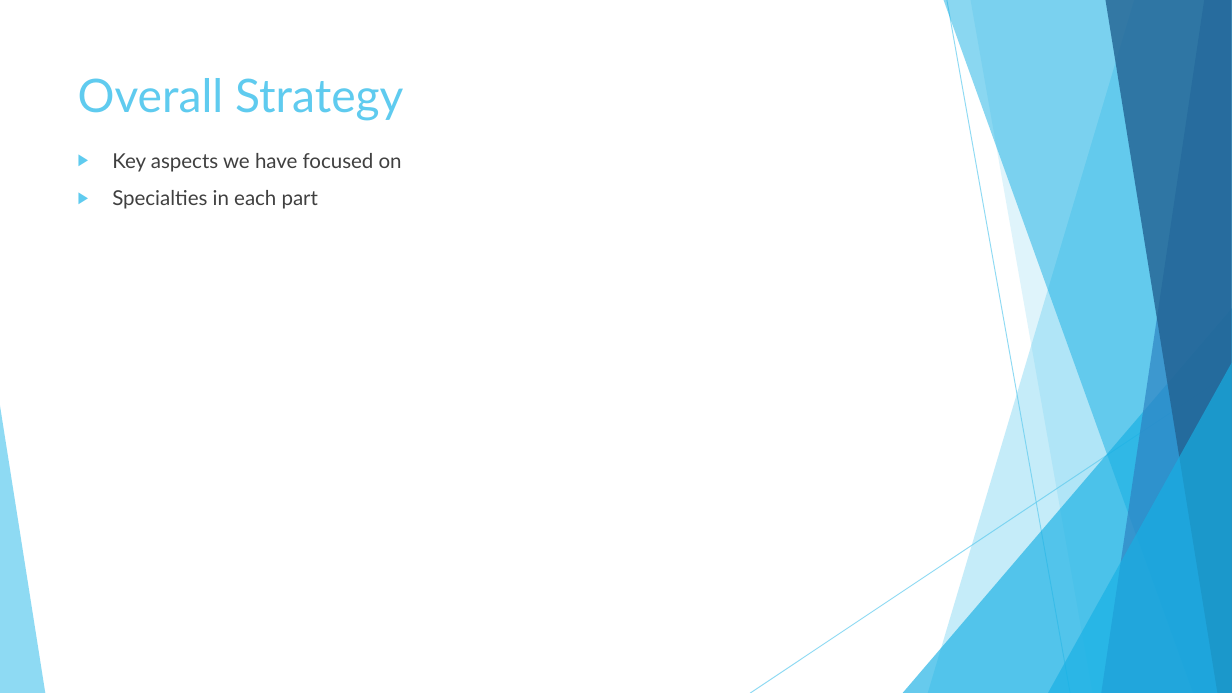
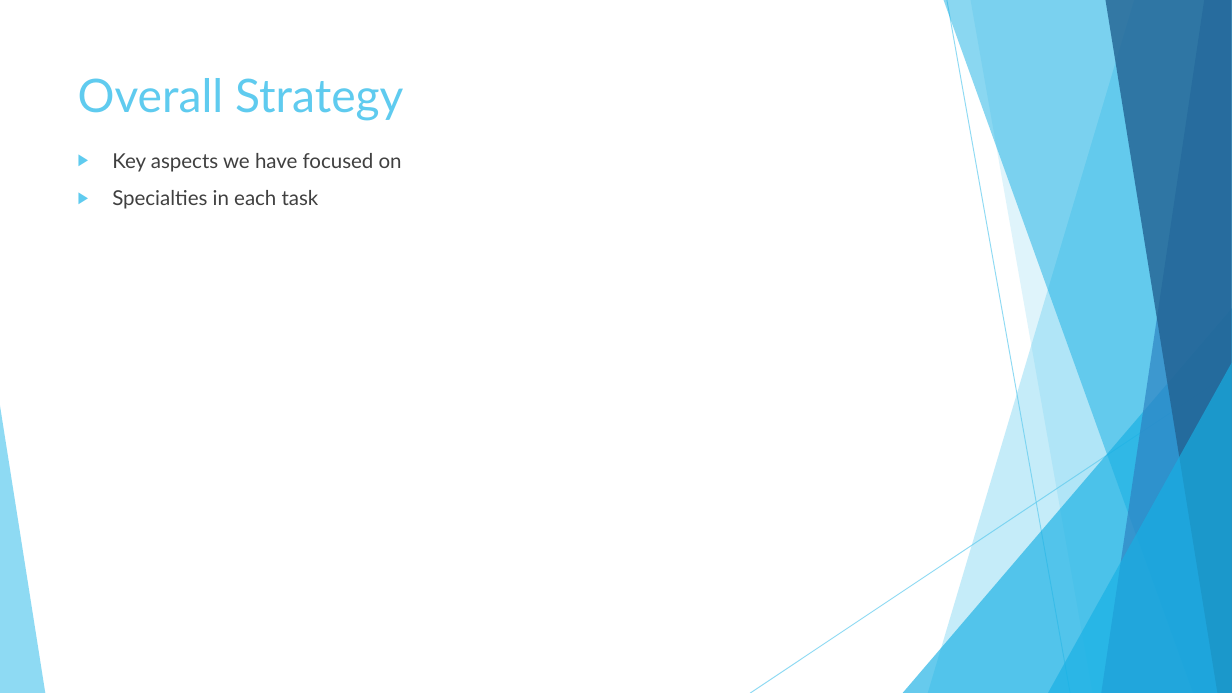
Before and after one commit to PamudithaSomarathne/BASC2020, a slide deck: slide 2 of Documents/ProposalPresentation/Pamuditha.pptx. Drawn at 1232x693 pixels with LibreOffice and Linux fonts; fonts in the diff are those of the drawing. Boxes give left, top, right and bottom in pixels: in the first picture for what was removed or moved away, otherwise in the second. Text is boxed around its words. In the diff, an @@ line names an element or a change of style, - is before the commit and + after.

```diff
--- a/Documents/ProposalPresentation/Pamuditha.pptx
+++ b/Documents/ProposalPresentation/Pamuditha.pptx
@@ text at (112, 190, 319, 209): text changed @@
-▶ Specialties in each part
+▶ Specialties in each task
```
Also in this commit, not shown: 2 other slides changed.
